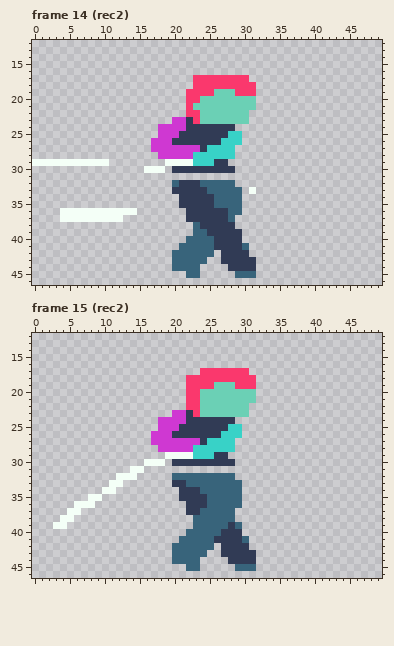
One commit to this pixel-art file: Assets/Art/ase files/attack/new_attack_0.aseprite. Above, as it was before the edit.
50x50 pixels, 18 frames. Shown: frame 14 (rec2): x 0..49, y 12..46; frame 15 (rec2): x 0..49, y 12..46. The commit also changed other frames, which this record leaves out.
The same view after the edit:
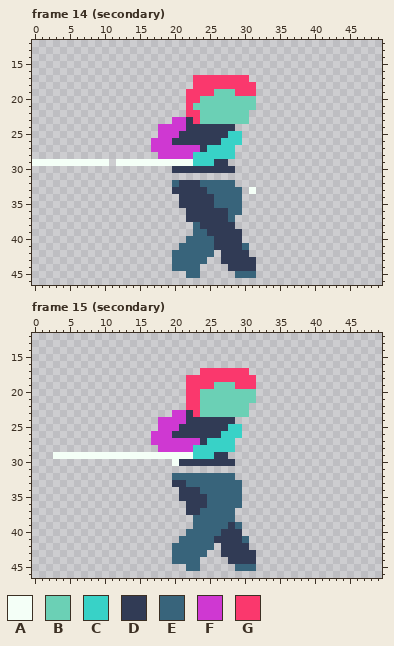
Palette (. is transparent): A #f4fff7  B #6bd0b5  C #38d2c7  D #313b55  E #38647b  F #cf38d2  G #fa386d
What changed:
--- frame 14 (secondary), layer "color blocks"
@@ x 10..20 @@
 28 ........FFF
-29 A........AA
-30 ......AAA.D
+29 A.AAAAAAAAA
+30 ..........D
 31 ...........
@@ x 2..16 @@
 35 ...............
-36 ..AAAAAAAAAAA..
-37 ..AAAAAAAAA....
+36 ...............
+37 ...............
 38 ...............
--- frame 15 (secondary), layer "color blocks"
@@ x 1..22 @@
 28 .................FFFFF
-29 ..................AAAA
-30 ...............AAA.DDD
-31 .............AA.......
-32 ...........AAA.....EEE
-33 ..........AA.......DDE
-34 .........AA.........DD
-35 .......AA...........DD
-36 .....AAA.............D
-37 ....AA...............D
-38 ...AA.................
-39 ..AA..................
+29 ..AAAAAAAAAAAAAAAAAAAA
+30 ...................ADD
+31 ......................
+32 ...................EEE
+33 ...................DDE
+34 ....................DD
+35 ....................DD
+36 .....................D
+37 .....................D
+38 ......................
+39 ......................
 40 .....................E
